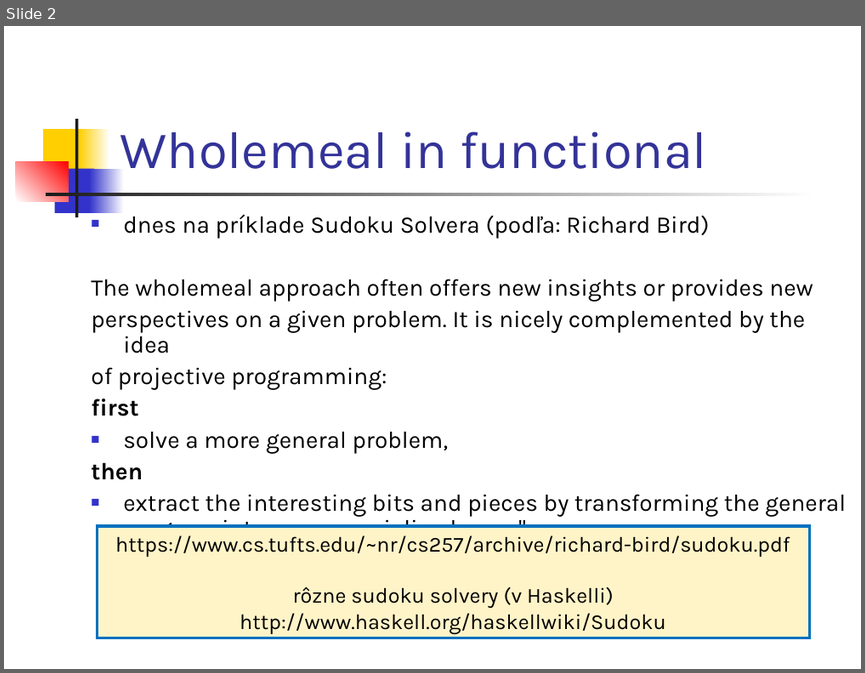
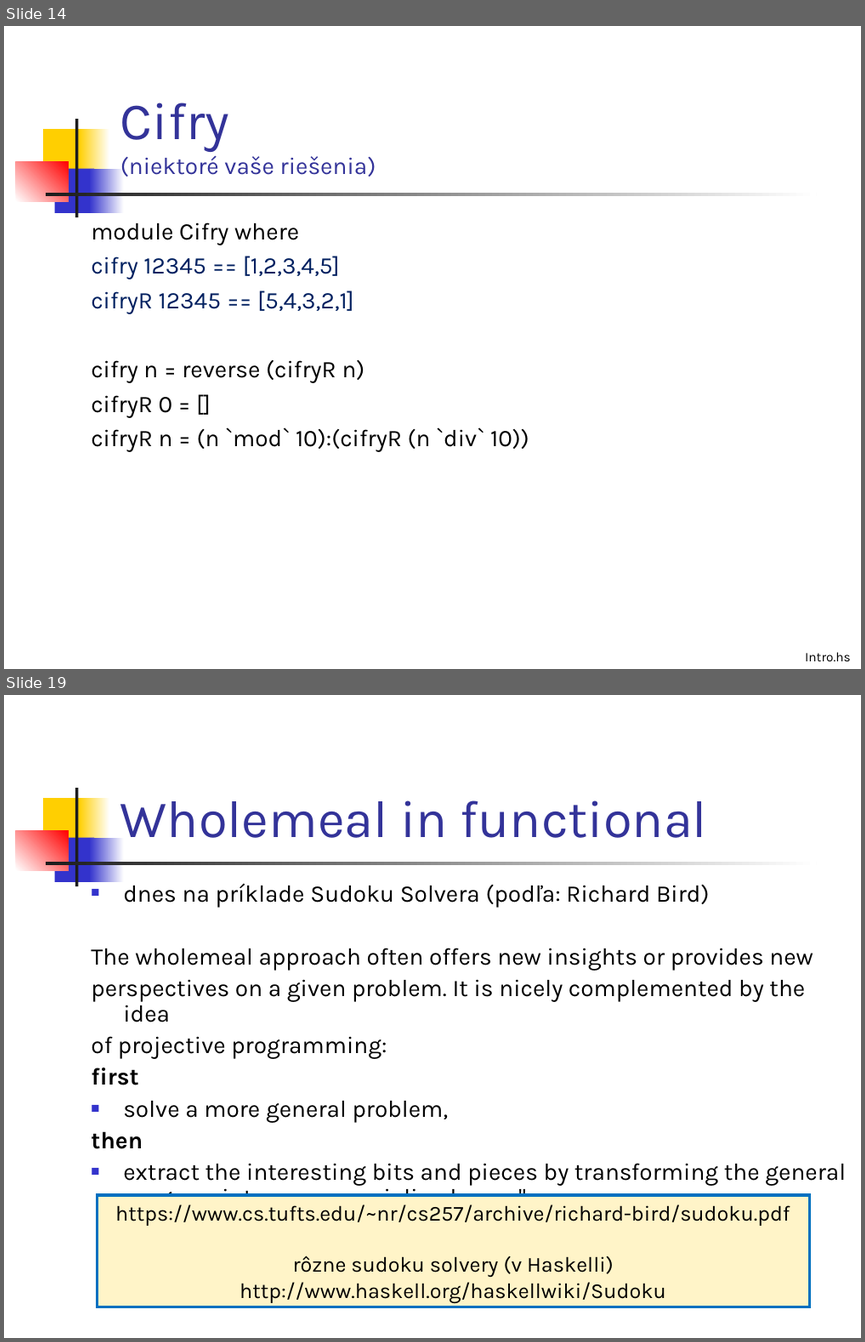
Before and after one commit to Funkcionalne/Prednasky, a slide deck: 04/04_fpro.ppt. Shown one above the other, each under a label of ours: slide 2 before the commit, slides 14 and 19 after it; the slides between them are not shown. The pictures are 865x673 and 865x1342 pixels, drawn with LibreOffice and Linux fonts; fonts in the diff are those of the drawing. Boxes give left, top, right and bottom in pixels: in the first picture for what was removed or moved away, otherwise in the second. Text is boxed around its words. In the diff, an @@ line names an element or a change of style, - is before the commit and + after.

```diff
--- a/04/04_fpro.ppt
+++ b/04/04_fpro.ppt
@@ slide 14 added at (x1=4, y1=26, x2=861, y2=669), background #FFFFFF; not listed: 7 template elements that a slide beside it also shows @@
@@ title added at (x1=120, y1=102, x2=376, y2=176), 20 pt, text #333399 @@
+Cifry
+(niektoré vaše riešenia)
@@ text added at (x1=91, y1=222, x2=529, y2=452), 20 pt, text #000000 @@
+module Cifry where
+cifry 12345 == [1,2,3,4,5]
+cifryR 12345 == [5,4,3,2,1]
+cifry n = reverse (cifryR n)
+cifryR 0 = []
+cifryR n = (n `mod` 10):(cifryR (n `div` 10))
@@ text added at (x1=805, y1=652, x2=851, y2=661), 11 pt, text #000000 @@
+Intro.hs
@@ what was slide 2 is now slide 19 @@
```
Also in this commit, not shown: 1 slide changed, 16 other slides added, 9 other files.
